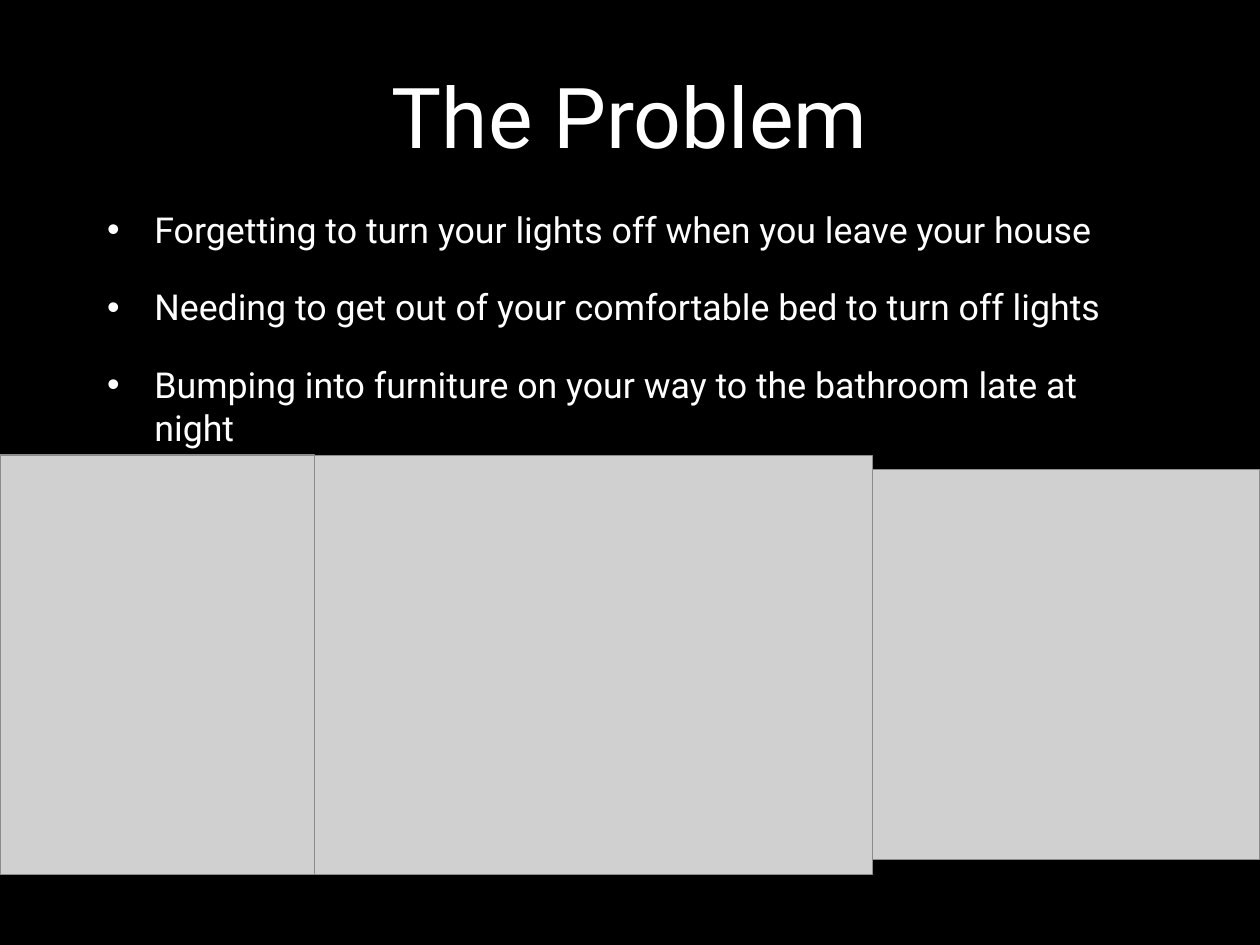
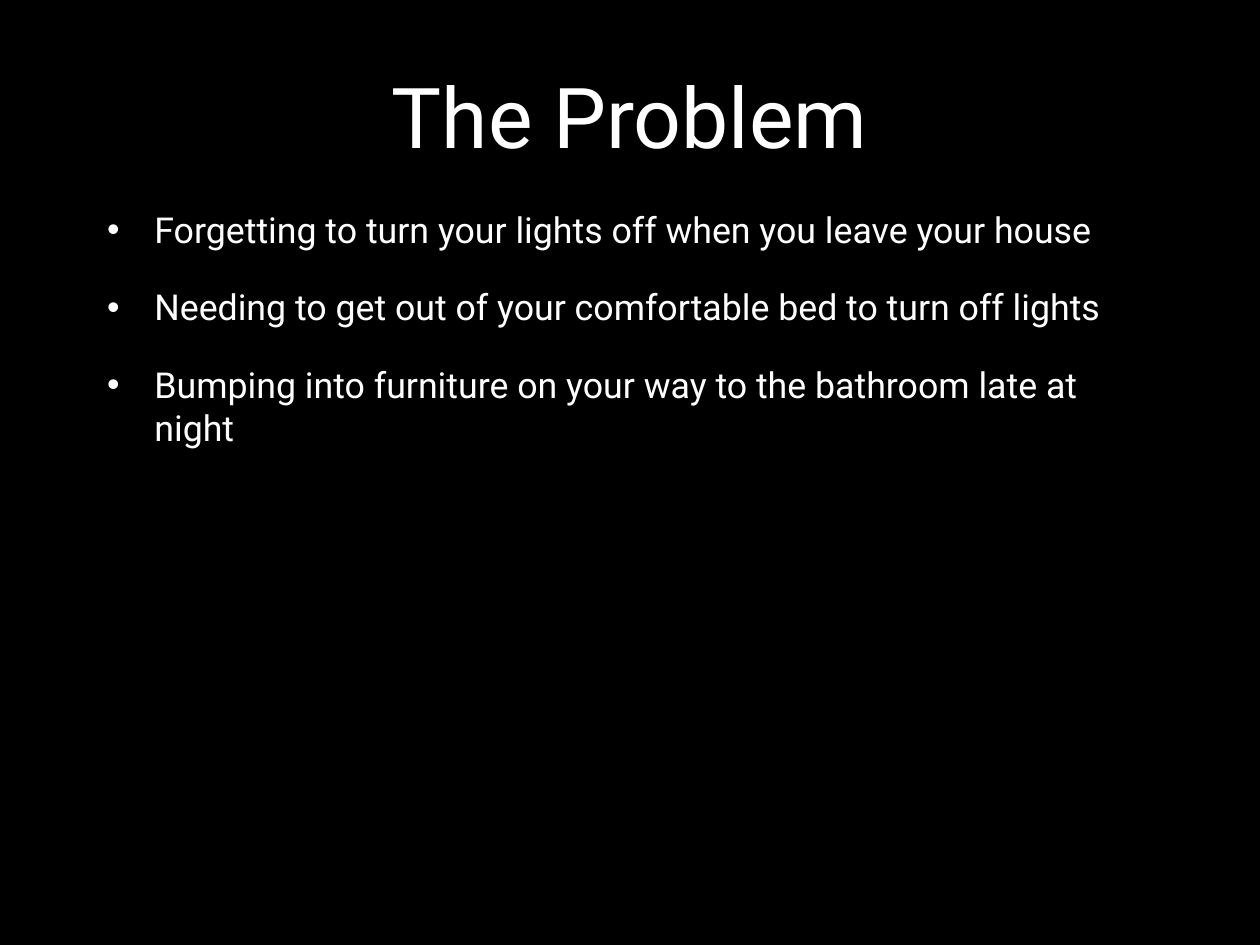
Before and after one commit to cojoigo/Capstone, a slide deck: slide 2 of Final Documents/Final Presentation.pptx. Drawn at 1260x945 pixels with LibreOffice and Linux fonts; fonts in the diff are those of the drawing; grey boxes stand for pictures; background and template pictures are left out. Boxes give left, top, right and bottom in pixels: in the first picture for what was removed or moved away, otherwise in the second. Text is boxed around its words. In the diff, an @@ line names an element or a change of style, - is before the commit and + after.

```diff
--- a/Final Documents/Final Presentation.pptx
+++ b/Final Documents/Final Presentation.pptx
@@ picture removed at box(0, 455, 314, 874) @@
@@ picture removed at box(314, 456, 872, 874) @@
@@ picture removed at box(871, 470, 1260, 859) @@
```
Also in this commit, not shown: 6 slides added, 3 slides removed.
